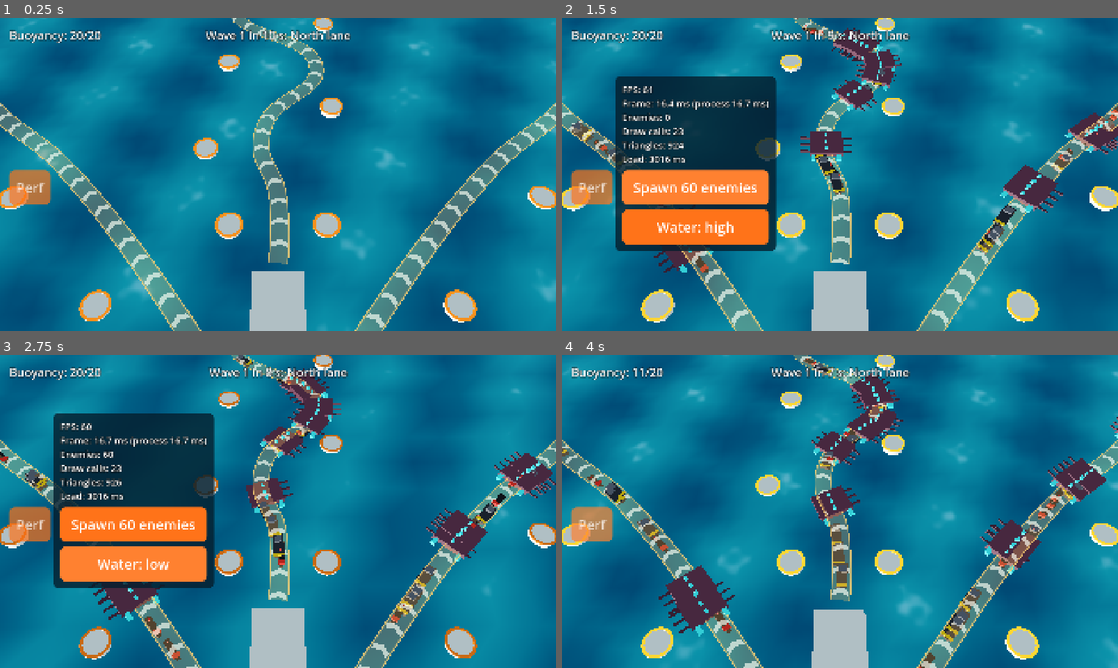
Above: before the commit, frames 1-4 (two rows, left to right).
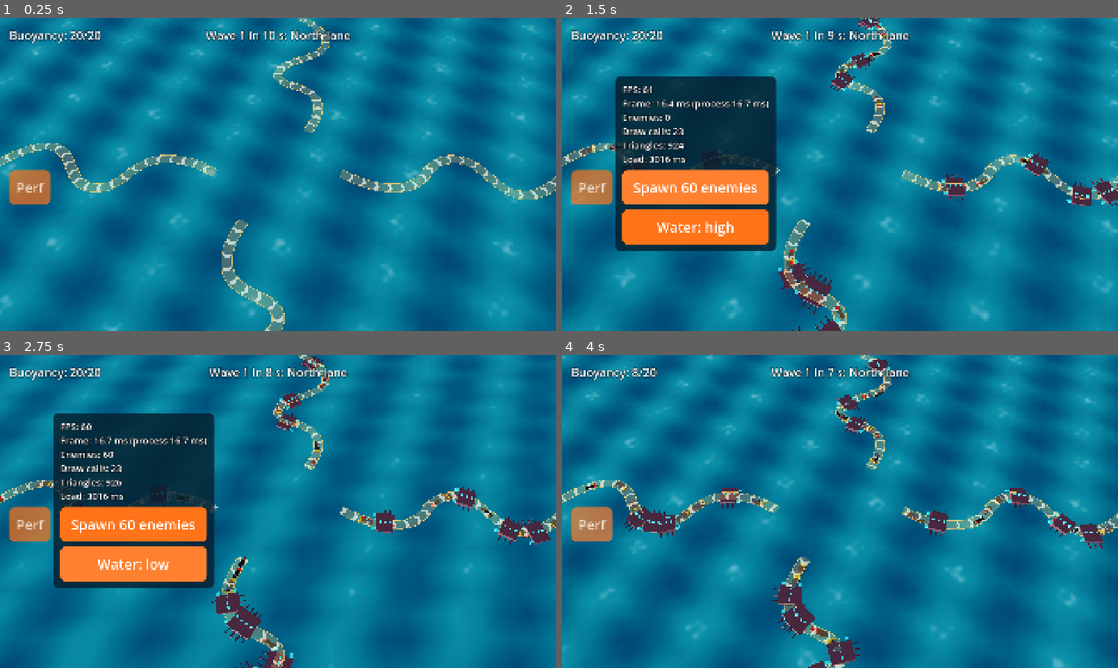
Above: after the commit, the same moments.

Repository: tinydustrystudio-hub/Hai-trinh
Game: Godot game, scene res://main/boot.tscn
Same seed, same stepped clock (60 frames per second), same inputs: the game is played once before the commit and once after it.
Inputs:
- Up to frame 1 (0.25 s): no input
- Up to frame 2 (1.5 s): click "Perf" at 0.5 s; click "Spawn 60 enemies" at 1.25 s
- Up to frame 3 (2.75 s): click "Water: high" at 2 s
- Up to frame 4 (4 s): click "Water: low" at 2.75 s; click "Perf" at 3.5 s

The runs differ from the first frame. In frame 1, 50% of the frame differs, in the area x 0-100%, y 0-100%; in frame 2, 45%; in frame 3, 42%; in frame 4, 54%.
Error after the commit: Invalid access to property or key 'island_blocks' on a base object of type 'Resource (MapLayout)'. (res://battle/map/island.gd:22)

Commit message:
WIP bước 3 (làm lại): bố cục mới trong MapLayout, bộ dựng pháo đài Liên Minh
Co-Authored-By: Claude Opus 5.5 <noreply@anthropic.com>
Claude-Session: https://claude.ai/code/session_017DSNC8MWevobFBo6fQDEF6

Diff:
--- a/assets/translations/strings.csv
+++ b/assets/translations/strings.csv
@@ -28,3 +28,4 @@
 Draw calls: %d
 Triangles: %d
 Load: %d ms"
+LANE_SOUTH,Luồng Nam,South lane
--- /dev/null
+++ b/battle/map/alliance_fortress.gd
@@ -0,0 +1,291 @@
+class_name AllianceFortress
+extends RefCounted
+## Dựng bằng code pháo đài nổi của Liên Minh Mũi Neo (GDD mục 8.6) cho tới khi có model thật:
+## lục giác nhiều tầng; tháp chỉ huy kiêm hải đăng ở giữa; vành trong là xưởng, tua-bin dòng triều,
+## chảo ra-đa; vành ngoài là đê chắn sóng có mỏm bến mang bệ, cần cẩu, cọc neo, phao cam.
+## Kèm đảo vệ tinh (một bệ, một cột neo, một phao cam). Mọi khối tĩnh gộp vào một mesh màu đỉnh.
+## Kích thước tính theo bán kính pháo đài để đổi cỡ vẫn cân đối.
+
+const IVORY: Color = Color(0.93, 0.91, 0.84)
+const SEA_BLUE: Color = Color(0.13, 0.36, 0.6)
+const DEEP_BLUE: Color = Color(0.08, 0.2, 0.36)
+const ORANGE: Color = Color(1.0, 0.45, 0.1)
+const STEEL: Color = Color(0.32, 0.36, 0.4)
+const DARK: Color = Color(0.12, 0.13, 0.15)
+const GLASS: Color = Color(0.45, 0.7, 0.85)
+const LAMP: Color = Color(1.0, 0.82, 0.45)
+
+## Mặt sàn chính của pháo đài.
+const DECK_Y: float = 0.8
+## Mặt mỏm bến và đảo vệ tinh (bệ đặt lên trên).
+const PIER_Y: float = 0.55
+const BASE_BOTTOM: float = -1.2
+const PIER_WIDTH: float = 3.4
+const PIER_END_RADIUS: float = 2.4
+
+
+## Mọi khối đặc của đảo chính, mỏm bến và đảo vệ tinh.
+static func build_solid(layout: MapLayout) -> ArrayMesh:
+	var st: SurfaceTool = MeshKit.begin()
+	var c: Vector3 = layout.fortress_center
+	var r: float = layout.fortress_radius
+	_base_and_wall(st, c, r)
+	_inner_ring(st, c, r)
+	_tower(st, c, r)
+	for i: int in layout.pad_count():
+		if not layout.is_satellite_pad(i):
+			_pier(st, c, r, layout.pad_positions[i])
+	_cranes(st, c, r)
+	for buoy: Vector3 in buoy_positions(layout):
+		_buoy(st, buoy)
+	for center: Vector3 in layout.satellite_centers:
+		_satellite(st, center, layout.satellite_radius, c)
+	return MeshKit.commit(st)
+
+
+## Đèn hải đăng: mesh riêng để dùng vật liệu phát sáng.
+static func build_lamp(layout: MapLayout) -> ArrayMesh:
+	var st: SurfaceTool = MeshKit.begin()
+	var r: float = layout.fortress_radius
+	MeshKit.prism(st, layout.fortress_center, r * 0.085, tower_top(r) + 0.3, tower_top(r) + 1.6, 12, LAMP, LAMP)
+	return MeshKit.commit(st)
+
+
+## Đỉnh thân tháp (nơi đặt ban công đèn).
+static func tower_top(r: float) -> float:
+	return r * 0.82
+
+
+## Phao cam quanh đê chắn sóng: giữa hai mỏm bến, lệch khỏi chỗ luồng cập đảo.
+static func buoy_positions(layout: MapLayout) -> PackedVector3Array:
+	var result: PackedVector3Array = PackedVector3Array()
+	var r: float = layout.fortress_radius * 1.2
+	for k: int in 6:
+		var a: float = deg_to_rad(60.0 * float(k) + 18.0)
+		result.append(layout.fortress_center + Vector3(cos(a), 0.0, sin(a)) * r)
+	return result
+
+
+## Hướng ra ngoài của mỏm bến thứ k (giữa cạnh lục giác).
+static func edge_angle(k: int) -> float:
+	return deg_to_rad(30.0 + 60.0 * float(k))
+
+
+static func _base_and_wall(st: SurfaceTool, c: Vector3, r: float) -> void:
+	# Phao nền lục giác (đỉnh ở 0°, 60°…), sàn trắng ngà.
+	MeshKit.prism(st, c, r, BASE_BOTTOM, DECK_Y, 6, SEA_BLUE, IVORY)
+	# Gờ tối sát mặt nước cho rõ đường mớn.
+	MeshKit.ring(st, c, r - 0.05, r + 0.15, -0.3, 0.25, 6, DEEP_BLUE, DEEP_BLUE)
+	var inradius: float = r * cos(PI / 6.0)
+	var gap: float = PIER_WIDTH + 0.6
+	var thickness: float = r * 0.07
+	for k: int in 6:
+		var v0: Vector3 = c + Vector3(cos(deg_to_rad(60.0 * k)), 0.0, sin(deg_to_rad(60.0 * k))) * (r - thickness * 0.6)
+		var v1: Vector3 = c + Vector3(cos(deg_to_rad(60.0 * (k + 1))), 0.0, sin(deg_to_rad(60.0 * (k + 1)))) * (r - thickness * 0.6)
+		var along: Vector3 = (v1 - v0).normalized()
+		var edge_len: float = v0.distance_to(v1)
+		var seg_len: float = (edge_len - gap) * 0.5
+		var yaw: float = atan2(-along.z, along.x)
+		var outward: Vector3 = Vector3(cos(edge_angle(k)), 0.0, sin(edge_angle(k)))
+		for side: int in 2:
+			var start: Vector3 = v0 if side == 0 else v1 - along * seg_len
+			var mid: Vector3 = start + along * seg_len * 0.5
+			# Đê chắn sóng trắng ngà, sọc cam ở mặt ngoài.
+			MeshKit.box(st, Vector3(mid.x, DECK_Y + 0.55, mid.z), Vector3(seg_len, 1.1, thickness), IVORY, yaw)
+			var stripe: Vector3 = mid + outward * (thickness * 0.5 + 0.03)
+			MeshKit.box(st, Vector3(stripe.x, DECK_Y + 0.6, stripe.z), Vector3(seg_len * 0.98, 0.28, 0.06), ORANGE, yaw)
+		# Pháo đài góc (bastion) ở mỗi đỉnh lục giác.
+		MeshKit.prism(st, v0, r * 0.1, DECK_Y - 0.4, DECK_Y + 1.6, 6, IVORY, SEA_BLUE, deg_to_rad(60.0 * k))
+		MeshKit.ring(st, v0, r * 0.1, r * 0.112, DECK_Y + 1.3, DECK_Y + 1.6, 6, ORANGE, ORANGE, deg_to_rad(60.0 * k))
+	# Lối đi trên sàn từ mỗi khe đê vào vành trong.
+	for k: int in 6:
+		var dir: Vector3 = Vector3(cos(edge_angle(k)), 0.0, sin(edge_angle(k)))
+		var p: Vector3 = c + dir * (inradius * 0.83)
+		MeshKit.box(st, Vector3(p.x, DECK_Y + 0.02, p.z), Vector3(r * 0.24, 0.04, PIER_WIDTH * 0.7), STEEL.lightened(0.3), atan2(-dir.z, dir.x))
+
+
+static func _inner_ring(st: SurfaceTool, c: Vector3, r: float) -> void:
+	var ring_r: float = r * 0.66
+	var y_top: float = DECK_Y + 1.25
+	# Tầng hai: lục giác xoay 30°, thân xanh biển, viền cam, mặt sáng.
+	MeshKit.prism(st, c, ring_r, DECK_Y - 0.1, y_top, 6, SEA_BLUE, IVORY.darkened(0.06), deg_to_rad(30.0))
+	MeshKit.ring(st, c, ring_r - 0.05, ring_r + 0.12, y_top - 0.25, y_top + 0.05, 6, ORANGE, ORANGE, deg_to_rad(30.0))
+	# Sáu khối công trình quanh vành trong.
+	var builders: Array[Callable] = [_workshop, _turbine, _radar, _containers, _turbine, _tanks]
+	for k: int in 6:
+		var a: float = deg_to_rad(60.0 * float(k))
+		var dir: Vector3 = Vector3(cos(a), 0.0, sin(a))
+		builders[k].call(st, c + dir * ring_r * 0.66 + Vector3(0, y_top, 0), r, a)
+
+
+static func _workshop(st: SurfaceTool, at: Vector3, r: float, a: float) -> void:
+	var s: float = r * 0.075
+	MeshKit.box(st, at + Vector3(0, s * 1.0, 0), Vector3(s * 4.2, s * 2.0, s * 3.0), SEA_BLUE.lightened(0.15), -a, IVORY)
+	# Mái răng cưa hai bậc, cửa cam.
+	MeshKit.box(st, at + Vector3(0, s * 2.3, 0), Vector3(s * 3.6, s * 0.6, s * 1.4), IVORY, -a)
+	var front: Vector3 = Vector3(cos(a), 0, sin(a)) * s * 1.52
+	MeshKit.box(st, at + front + Vector3(0, s * 0.7, 0), Vector3(s * 1.6, s * 1.4, 0.06), ORANGE, -a)
+
+
+static func _turbine(st: SurfaceTool, at: Vector3, r: float, a: float) -> void:
+	var s: float = r * 0.075
+	MeshKit.prism(st, at, s * 1.1, at.y, at.y + s * 0.6, 10, STEEL, IVORY)
+	MeshKit.prism(st, at, s * 0.28, at.y + s * 0.6, at.y + s * 5.0, 8, IVORY, IVORY, 0.0, s * 0.2)
+	var hub: Vector3 = at + Vector3(0, s * 5.0, 0)
+	MeshKit.box(st, hub, Vector3(s * 0.8, s * 0.6, s * 1.4), IVORY, -a)
+	# Ba cánh tua-bin, đầu cánh sơn cam.
+	var face: Vector3 = Vector3(cos(a), 0, sin(a))
+	var side: Vector3 = Vector3(-sin(a), 0, cos(a))
+	for i: int in 3:
+		var t: float = TAU * float(i) / 3.0 + 0.4
+		var blade_dir: Vector3 = side * cos(t) + Vector3.UP * sin(t)
+		var center: Vector3 = hub + face * s * 0.8 + blade_dir * s * 1.6
+		var blade_basis: Basis = Basis(blade_dir.cross(face).normalized(), blade_dir, face)
+		_oriented_box(st, center, blade_basis, Vector3(s * 0.35, s * 3.0, s * 0.1), IVORY)
+		_oriented_box(st, hub + face * s * 0.8 + blade_dir * s * 2.9, blade_basis, Vector3(s * 0.36, s * 0.4, s * 0.11), ORANGE)
+
+
+static func _radar(st: SurfaceTool, at: Vector3, r: float, a: float) -> void:
+	var s: float = r * 0.075
+	MeshKit.prism(st, at, s * 1.0, at.y, at.y + s * 1.4, 8, SEA_BLUE.lightened(0.1), IVORY)
+	MeshKit.prism(st, at, s * 0.2, at.y + s * 1.4, at.y + s * 2.6, 6, STEEL, STEEL)
+	# Chảo: nón dẹt ngửa, nghiêng ra ngoài.
+	var tilt: Basis = Basis(Vector3(-sin(a), 0, cos(a)), deg_to_rad(35.0))
+	var dish_center: Vector3 = at + Vector3(0, s * 2.9, 0)
+	var sides: int = 14
+	var rim: float = s * 1.6
+	for i: int in sides:
+		var a0: float = TAU * float(i) / float(sides)
+		var a1: float = TAU * float(i + 1) / float(sides)
+		var p0: Vector3 = dish_center + tilt * Vector3(cos(a0) * rim, s * 0.5, sin(a0) * rim)
+		var p1: Vector3 = dish_center + tilt * Vector3(cos(a1) * rim, s * 0.5, sin(a1) * rim)
+		var n: Vector3 = tilt * Vector3.UP
+		MeshKit.tri(st, dish_center, p0, p1, n, IVORY.darkened(0.15), IVORY, IVORY)
+		MeshKit.tri(st, dish_center, p1, p0, -n, STEEL, STEEL, STEEL)
+	MeshKit.box(st, dish_center + tilt * Vector3(0, s * 1.2, 0), Vector3(s * 0.25, s * 0.25, s * 0.25), ORANGE)
+
+
+static func _containers(st: SurfaceTool, at: Vector3, r: float, a: float) -> void:
+	var s: float = r * 0.075
+	var colors: Array[Color] = [ORANGE, SEA_BLUE.lightened(0.2), IVORY.darkened(0.1), ORANGE.darkened(0.15)]
+	for i: int in 4:
+		var row: float = float(i % 2) - 0.5
+		var level: float = float(i / 2)
+		var side: Vector3 = Vector3(-sin(a), 0, cos(a)) * row * s * 1.3
+		MeshKit.box(st, at + side + Vector3(0, s * (0.6 + level * 1.2), 0), Vector3(s * 3.4, s * 1.15, s * 1.2), colors[i], -a)
+
+
+static func _tanks(st: SurfaceTool, at: Vector3, r: float, a: float) -> void:
+	var s: float = r * 0.075
+	var side: Vector3 = Vector3(-sin(a), 0, cos(a))
+	for i: int in 2:
+		var p: Vector3 = at + side * s * (float(i) * 2.2 - 1.1)
+		MeshKit.prism(st, p, s * 1.0, at.y, at.y + s * 2.6, 12, IVORY, IVORY.darkened(0.1))
+		MeshKit.ring(st, p, s * 1.0, s * 1.04, at.y + s * 1.6, at.y + s * 2.0, 12, ORANGE, ORANGE)
+
+
+static func _tower(st: SurfaceTool, c: Vector3, r: float) -> void:
+	var plinth_r: float = r * 0.3
+	var plinth_top: float = DECK_Y + 2.4
+	# Bệ tháp: lục giác thứ ba, trắng ngà viền cam.
+	MeshKit.prism(st, c, plinth_r, DECK_Y + 1.0, plinth_top, 6, IVORY, SEA_BLUE.lightened(0.25))
+	MeshKit.ring(st, c, plinth_r - 0.02, plinth_r + 0.1, plinth_top - 0.2, plinth_top + 0.05, 6, ORANGE, ORANGE)
+	# Thân tháp sọc trắng ngà và cam, thon dần.
+	var top: float = tower_top(r)
+	var base_r: float = r * 0.13
+	var bands: int = 6
+	for i: int in bands:
+		var y0: float = lerpf(plinth_top, top, float(i) / float(bands))
+		var y1: float = lerpf(plinth_top, top, float(i + 1) / float(bands))
+		var r0: float = lerpf(base_r, base_r * 0.72, float(i) / float(bands))
+		var r1: float = lerpf(base_r, base_r * 0.72, float(i + 1) / float(bands))
+		MeshKit.prism(st, c, r0, y0, y1, 16, ORANGE if i % 2 == 1 else IVORY, IVORY, 0.0, r1)
+	# Đài chỉ huy: vành kính xanh quanh lưng chừng tháp.
+	var deck_y: float = lerpf(plinth_top, top, 0.42)
+	MeshKit.prism(st, c, base_r * 1.45, deck_y, deck_y + 0.9, 16, SEA_BLUE, IVORY)
+	MeshKit.ring(st, c, base_r * 1.46, base_r * 1.5, deck_y + 0.25, deck_y + 0.7, 16, GLASS, GLASS)
+	# Ban công, phòng đèn (mesh riêng phát sáng), mũ nón xanh, chóp cam.
+	MeshKit.prism(st, c, base_r * 1.1, top, top + 0.3, 16, DEEP_BLUE, DEEP_BLUE)
+	MeshKit.ring(st, c, base_r * 1.05, base_r * 1.1, top + 0.3, top + 0.7, 16, DARK, DARK)
+	MeshKit.cone(st, c, base_r * 0.85, top + 1.6, 1.3, 16, SEA_BLUE)
+	MeshKit.prism(st, c, 0.12, top + 2.8, top + 3.6, 6, ORANGE, ORANGE)
+
+
+static func _pier(st: SurfaceTool, c: Vector3, r: float, pad: Vector3) -> void:
+	var dir: Vector3 = Vector3(pad.x - c.x, 0.0, pad.z - c.z).normalized()
+	var start: float = r * cos(PI / 6.0) - 0.4
+	var finish: float = Vector2(pad.x - c.x, pad.z - c.z).length()
+	var length: float = finish - start
+	var mid: Vector3 = c + dir * (start + length * 0.5)
+	var yaw: float = atan2(-dir.z, dir.x)
+	var depth: float = PIER_Y - BASE_BOTTOM * 0.6
+	MeshKit.box(st, Vector3(mid.x, PIER_Y - depth * 0.5, mid.z), Vector3(length, depth, PIER_WIDTH), SEA_BLUE, yaw, IVORY)
+	var side: Vector3 = Vector3(-dir.z, 0.0, dir.x)
+	for s: float in [-1.0, 1.0]:
+		# Sọc cam hai mép mỏm bến, cọc neo đen.
+		var edge: Vector3 = mid + side * s * (PIER_WIDTH * 0.5 - 0.12)
+		MeshKit.box(st, Vector3(edge.x, PIER_Y + 0.04, edge.z), Vector3(length * 0.92, 0.08, 0.24), ORANGE, yaw)
+		for t: float in [0.3, 0.62]:
+			var bollard: Vector3 = c + dir * (start + length * t) + side * s * (PIER_WIDTH * 0.5 - 0.45)
+			MeshKit.prism(st, Vector3(bollard.x, 0, bollard.z), 0.22, PIER_Y, PIER_Y + 0.5, 8, DARK, STEEL)
+	# Đầu mỏm tròn mang bệ.
+	var end: Vector3 = Vector3(pad.x, 0.0, pad.z)
+	MeshKit.prism(st, end, PIER_END_RADIUS, BASE_BOTTOM * 0.6, PIER_Y, 20, SEA_BLUE, IVORY)
+	MeshKit.ring(st, end, PIER_END_RADIUS - 0.02, PIER_END_RADIUS + 0.12, PIER_Y - 0.35, PIER_Y + 0.02, 20, ORANGE, ORANGE)
+
+
+static func _cranes(st: SurfaceTool, c: Vector3, r: float) -> void:
+	# Hai cần cẩu ở góc đê không có luồng cập vào (60° và 240°).
+	for deg: float in [60.0, 240.0]:
+		var a: float = deg_to_rad(deg)
+		var dir: Vector3 = Vector3(cos(a), 0, sin(a))
+		var base: Vector3 = c + dir * (r - r * 0.07)
+		var height: float = r * 0.62
+		var mast_y: float = DECK_Y + 1.6
+		MeshKit.box(st, base + Vector3(0, mast_y + height * 0.5, 0), Vector3(0.55, height, 0.55), ORANGE)
+		var yaw: float = atan2(-dir.z, dir.x) + deg_to_rad(20.0)
+		var jib_dir: Vector3 = Vector3(cos(-yaw), 0, sin(-yaw))
+		var top: Vector3 = base + Vector3(0, mast_y + height, 0)
+		MeshKit.box(st, top + jib_dir * r * 0.2, Vector3(r * 0.55, 0.4, 0.4), ORANGE, yaw)
+		MeshKit.box(st, top - jib_dir * r * 0.08, Vector3(r * 0.14, 0.8, 0.8), DARK, yaw)
+		MeshKit.box(st, top + Vector3(0, 0.6, 0), Vector3(0.9, 0.9, 0.9), IVORY, yaw)
+		var hook: Vector3 = top + jib_dir * r * 0.42
+		MeshKit.box(st, hook - Vector3(0, height * 0.3, 0), Vector3(0.06, height * 0.6, 0.06), DARK)
+		MeshKit.box(st, hook - Vector3(0, height * 0.62, 0), Vector3(0.5, 0.4, 0.5), DARK)
+
+
+static func _buoy(st: SurfaceTool, at: Vector3) -> void:
+	MeshKit.prism(st, at, 0.5, -0.3, 0.45, 10, ORANGE, ORANGE, 0.0, 0.42)
+	MeshKit.cone(st, at, 0.42, 0.45, 0.55, 10, ORANGE.lightened(0.1))
+	MeshKit.ring(st, at, 0.49, 0.52, 0.05, 0.22, 10, IVORY, IVORY)
+	MeshKit.prism(st, at, 0.06, 1.0, 1.4, 6, DARK, DARK)
+
+
+static func _satellite(st: SurfaceTool, center: Vector3, radius: float, fortress: Vector3) -> void:
+	# Phao tròn gỗ ghép, mặt trắng ngà, viền cam.
+	MeshKit.prism(st, center, radius, -0.9, PIER_Y - 0.1, 24, Color(0.42, 0.33, 0.24), IVORY)
+	MeshKit.ring(st, center, radius - 0.02, radius + 0.1, PIER_Y - 0.45, PIER_Y - 0.08, 24, ORANGE, ORANGE)
+	MeshKit.ring(st, center, radius - 0.05, radius + 0.15, -0.3, 0.1, 24, DEEP_BLUE, DEEP_BLUE)
+	# Cột neo ở phía xa pháo đài, phao cam buộc xích.
+	var away: Vector3 = Vector3(center.x - fortress.x, 0.0, center.z - fortress.z).normalized()
+	var side: Vector3 = Vector3(-away.z, 0.0, away.x)
+	var post: Vector3 = center + (away * 0.7 + side * 0.7).normalized() * (radius - 0.45)
+	MeshKit.prism(st, post, 0.26, PIER_Y - 0.1, PIER_Y + 1.6, 8, DARK, ORANGE)
+	MeshKit.ring(st, post, 0.26, 0.3, PIER_Y + 1.2, PIER_Y + 1.6, 8, ORANGE, ORANGE)
+	var buoy: Vector3 = center + (away * 0.7 + side * 0.7).normalized() * (radius + 1.6)
+	_buoy(st, buoy)
+	var chain_mid: Vector3 = (post + buoy) * 0.5
+	var chain_dir: Vector3 = (buoy - post)
+	MeshKit.box(st, Vector3(chain_mid.x, 0.35, chain_mid.z), Vector3(chain_dir.length(), 0.08, 0.08), DARK, atan2(-chain_dir.z, chain_dir.x))
+
+
+static func _oriented_box(st: SurfaceTool, center: Vector3, basis: Basis, size: Vector3, color: Color) -> void:
+	var h: Vector3 = size * 0.5
+	var axes: Array[Vector3] = [basis.x.normalized(), basis.y.normalized(), basis.z.normalized()]
+	for i: int in 3:
+		for s: float in [-1.0, 1.0]:
+			var n: Vector3 = axes[i] * s
+			var u: Vector3 = axes[(i + 1) % 3] * h[(i + 1) % 3]
+			var v: Vector3 = axes[(i + 2) % 3] * h[(i + 2) % 3]
+			var face: Vector3 = center + n * h[i]
+			MeshKit.quad(st, face - u - v, face + u - v, face + u + v, face - u + v, n, color, color)
--- /dev/null
+++ b/battle/map/mesh_kit.gd
@@ -0,0 +1,109 @@
+class_name MeshKit
+extends RefCounted
+## Hàm dựng hình khối thô vào một SurfaceTool: hộp, lăng trụ đa giác (lục giác, trụ tròn), vành, nón.
+## Tô bằng màu đỉnh; mặt bên tối dần xuống chân (thay cho bóng nướng sẵn) để khối có chiều sâu.
+## Thứ tự đỉnh của tam giác được tự đảo cho mặt trước luôn hướng ra ngoài.
+
+## Mặt bên: chân khối tối hơn đỉnh khối theo tỉ lệ này.
+const BOTTOM_SHADE: float = 0.62
+
+
+static func begin() -> SurfaceTool:
+	var st: SurfaceTool = SurfaceTool.new()
+	st.begin(Mesh.PRIMITIVE_TRIANGLES)
+	return st
+
+
+## Một tam giác; normal là hướng mặt trước mong muốn.
+static func tri(st: SurfaceTool, a: Vector3, b: Vector3, c: Vector3, normal: Vector3, ca: Color, cb: Color, cc: Color) -> void:
+	# Godot coi mặt trước là mặt có (c − a) × (b − a) cùng hướng pháp tuyến.
+	if (c - a).cross(b - a).dot(normal) < 0.0:
+		var t: Vector3 = b
+		b = c
+		c = t
+		var tc: Color = cb
+		cb = cc
+		cc = tc
+	for pair: Array in [[a, ca], [b, cb], [c, cc]]:
+		st.set_color(pair[1])
+		st.set_normal(normal)
+		st.add_vertex(pair[0])
+
+
+## Tứ giác a-b-c-d (theo vòng), màu ca cho a, b và cd cho c, d.
+static func quad(st: SurfaceTool, a: Vector3, b: Vector3, c: Vector3, d: Vector3, normal: Vector3, ab_color: Color, cd_color: Color) -> void:
+	tri(st, a, b, c, normal, ab_color, ab_color, cd_color)
+	tri(st, a, c, d, normal, ab_color, cd_color, cd_color)
+
+
+## Hộp có tâm center, kích thước size, xoay quanh trục đứng một góc yaw (radian).
+static func box(st: SurfaceTool, center: Vector3, size: Vector3, color: Color, yaw: float = 0.0, top_color: Color = Color(0, 0, 0, 0)) -> void:
+	var basis: Basis = Basis(Vector3.UP, yaw)
+	var h: Vector3 = size * 0.5
+	var top: Color = color if top_color.a == 0.0 else top_color
+	var bottom: Color = color.darkened(1.0 - BOTTOM_SHADE)
+	var corners: Array[Vector3] = []
+	for sy: float in [-1.0, 1.0]:
+		for sz: float in [-1.0, 1.0]:
+			for sx: float in [-1.0, 1.0]:
+				corners.append(center + basis * Vector3(sx * h.x, sy * h.y, sz * h.z))
+	# Chỉ số: x nhanh nhất, rồi z, rồi y. Đáy 0..3, nắp 4..7.
+	quad(st, corners[4], corners[5], corners[7], corners[6], Vector3.UP, top, top)
+	quad(st, corners[0], corners[1], corners[3], corners[2], Vector3.DOWN, bottom, bottom)
+	var sides: Array[Array] = [[4, 5, 1, 0, -basis.z], [7, 6, 2, 3, basis.z], [6, 4, 0, 2, -basis.x], [5, 7, 3, 1, basis.x]]
+	for side: Array in sides:
+		quad(st, corners[side[0]], corners[side[1]], corners[side[2]], corners[side[3]], side[4], color, bottom)
+
+
+## Lăng trụ đa giác đều đứng: tâm đáy (center.x, y0, center.z), bán kính tới đỉnh, sides cạnh.
+## yaw là góc của đỉnh đầu tiên (radian, quanh trục đứng, x = cos, z = sin).
+static func prism(st: SurfaceTool, center: Vector3, radius: float, y0: float, y1: float, sides: int, side_color: Color, top_color: Color, yaw: float = 0.0, top_radius: float = -1.0) -> void:
+	var r_top: float = radius if top_radius < 0.0 else top_radius
+	var bottom: Color = side_color.darkened(1.0 - BOTTOM_SHADE)
+	var top_center: Vector3 = Vector3(center.x, y1, center.z)
+	for i: int in sides:
+		var a0: float = yaw + TAU * float(i) / float(sides)
+		var a1: float = yaw + TAU * float(i + 1) / float(sides)
+		var d0: Vector3 = Vector3(cos(a0), 0.0, sin(a0))
+		var d1: Vector3 = Vector3(cos(a1), 0.0, sin(a1))
+		var b0: Vector3 = Vector3(center.x, y0, center.z) + d0 * radius
+		var b1: Vector3 = Vector3(center.x, y0, center.z) + d1 * radius
+		var t0: Vector3 = top_center + d0 * r_top
+		var t1: Vector3 = top_center + d1 * r_top
+		var outward: Vector3 = (d0 + d1).normalized()
+		if r_top != radius:
+			outward = (outward * (y1 - y0) + Vector3.UP * (radius - r_top)).normalized()
+		quad(st, t0, t1, b1, b0, outward, side_color, bottom)
+		if top_color.a > 0.0 and r_top > 0.0:
+			tri(st, top_center, t0, t1, Vector3.UP, top_color, top_color, top_color)
+
+
+## Vành đứng (ống ngắn) giữa hai bán kính, đa giác đều sides cạnh.
+static func ring(st: SurfaceTool, center: Vector3, inner: float, outer: float, y0: float, y1: float, sides: int, side_color: Color, top_color: Color, yaw: float = 0.0) -> void:
+	var bottom: Color = side_color.darkened(1.0 - BOTTOM_SHADE)
+	for i: int in sides:
+		var a0: float = yaw + TAU * float(i) / float(sides)
+		var a1: float = yaw + TAU * float(i + 1) / float(sides)
+		var d0: Vector3 = Vector3(cos(a0), 0.0, sin(a0))
+		var d1: Vector3 = Vector3(cos(a1), 0.0, sin(a1))
+		var c0: Vector3 = Vector3(center.x, 0.0, center.z)
+		var o0: Vector3 = c0 + d0 * outer
+		var o1: Vector3 = c0 + d1 * outer
+		var i0: Vector3 = c0 + d0 * inner
+		var i1: Vector3 = c0 + d1 * inner
+		var up0: Vector3 = Vector3(0, y0, 0)
+		var up1: Vector3 = Vector3(0, y1, 0)
+		var outward: Vector3 = (d0 + d1).normalized()
+		quad(st, o0 + up1, o1 + up1, o1 + up0, o0 + up0, outward, side_color, bottom)
+		quad(st, i1 + up1, i0 + up1, i0 + up0, i1 + up0, -outward, side_color, bottom)
+		quad(st, i0 + up1, o0 + up1, o1 + up1, i1 + up1, Vector3.UP, top_color, top_color)
+
+
+## Nón (hoặc chóp) đứng: tâm đáy ở (center.x, y0, center.z), đỉnh ở y0 + height.
+static func cone(st: SurfaceTool, center: Vector3, radius: float, y0: float, height: float, sides: int, color: Color) -> void:
+	prism(st, center, radius, y0, y0 + height, sides, color, Color(0, 0, 0, 0), 0.0, 0.0)
+
+
+## Gộp đã dựng thành mesh.
+static func commit(st: SurfaceTool) -> ArrayMesh:
+	return st.commit()
--- a/core/data/map_layout.gd
+++ b/core/data/map_layout.gd
@@ -17,10 +17,16 @@
 @export var starting_buoyancy: int = 20
 
 @export_group("Đảo")
-## Khối nền đảo và cầu tàu (màu trắng ngà).
-@export var island_blocks: Array[AABB] = []
-## Khối công trình đứng trên đảo (màu xanh biển).
-@export var structure_blocks: Array[AABB] = []
+## Tâm pháo đài lục giác (đảo chính), trên mặt nước.
+@export var fortress_center: Vector3 = Vector3.ZERO
+## Bán kính ngoài của pháo đài (từ tâm tới đỉnh lục giác của đê chắn sóng), đơn vị Godot.
+@export var fortress_radius: float = 14.0
+## Tâm các đảo vệ tinh; mỗi đảo mang một bệ ở giữa. Bệ không nằm trên đảo vệ tinh thì nằm trên mỏm bến.
+@export var satellite_centers: PackedVector3Array = PackedVector3Array()
+## Bán kính đảo vệ tinh (GDD mục 8.6: đường kính khoảng 1,5 ô).
+@export var satellite_radius: float = 3.0
+## Hướng từ mặt nước tới mặt trời (nắng chiếu từ một hướng).
+@export var sun_direction: Vector3 = Vector3(0.45, 0.6, -0.65)
 
 @export_group("Bệ và luồng")
 ## Tâm của từng bệ lô cốt.
@@ -47,3 +53,12 @@
 
 func pad_count() -> int:
 	return pad_positions.size()
+
+
+## Bệ nằm trên đảo vệ tinh (trùng tâm một đảo vệ tinh) hay trên mỏm bến của đảo chính.
+func is_satellite_pad(index: int) -> bool:
+	var pad: Vector3 = pad_positions[index]
+	for center: Vector3 in satellite_centers:
+		if Vector2(center.x - pad.x, center.z - pad.z).length() < satellite_radius * 0.5:
+			return true
+	return false
--- a/data/maps/north_dock_layout.tres
+++ b/data/maps/north_dock_layout.tres
@@ -8,12 +8,15 @@
 name_key = &"MAP_NORTH_DOCK"
 starting_steel = 200
 starting_buoyancy = 20
-island_blocks = Array[AABB]([AABB(-22, -1, 6, 44, 2, 16), AABB(-3, -0.6, -2, 6, 1.2, 8), AABB(-22, 1, 6, 44, 0.5, 1), AABB(-26, -1, 10, 4, 1.6, 9), AABB(22, -1, 10, 4, 1.6, 9)])
-structure_blocks = Array[AABB]([AABB(-3, 1, 13, 6, 5, 5), AABB(-1, 6, 14.5, 2, 3, 2), AABB(-16, 1, 11, 5, 2.5, 4), AABB(10, 1, 10, 6, 2.5, 5), AABB(-10, 1, 16, 4, 2, 3)])
-pad_positions = PackedVector3Array(-6, 0, -8, 6, 0, -8, -10, 0, -20, 8, 0, -28, -8, 0, -38, 8, 0, -48, 20, 0, 2, 34, 0, -12, -20, 0, 2, -34, 0, -12)
-lane_name_keys = Array[StringName]([&"LANE_NORTH", &"LANE_EAST", &"LANE_WEST"])
-lane_points = Array[PackedVector3Array]([PackedVector3Array(0, 0, -68, -8, 0, -52, 6, 0, -38, -2, 0, -24, 0, 0, -12, 0, 0, -3), PackedVector3Array(72, 0, -26, 54, 0, -34, 38, 0, -24, 24, 0, -12, 9, 0, 5.5), PackedVector3Array(-72, 0, -26, -54, 0, -34, -38, 0, -24, -24, 0, -12, -9, 0, 5.5)])
-camera_bounds = Rect2(-48, -52, 96, 52)
-camera_start = Vector2(0, -16)
-camera_distance = 58.0
+fortress_center = Vector3(0, 0, 0)
+fortress_radius = 14.0
+satellite_centers = PackedVector3Array(-4, 0, -42, 44, 0, 10, -44, 0, -10, 4, 0, 42)
+satellite_radius = 3.0
+sun_direction = Vector3(0.45, 0.6, -0.65)
+pad_positions = PackedVector3Array(16.89, 0, 9.75, 0, 0, 19.5, -16.89, 0, 9.75, -16.89, 0, -9.75, -0, 0, -19.5, 16.89, 0, -9.75, -4, 0, -42, 44, 0, 10, -44, 0, -10, 4, 0, 42)
+lane_name_keys = Array[StringName]([&"LANE_NORTH", &"LANE_EAST", &"LANE_WEST", &"LANE_SOUTH"])
+lane_points = Array[PackedVector3Array]([PackedVector3Array(6, 0, -60, 14, 0, -46, 0, 0, -34, 10, 0, -24, 7.3, 0, -12.64), PackedVector3Array(72, 0, -6, 56, 0, 6, 42, 0, -4, 28, 0, 4, 14.6, 0, 0), PackedVector3Array(-72, 0, 4, -56, 0, -8, -42, 0, 4, -28, 0, -4, -14.6, 0, 0), PackedVector3Array(-6, 0, 58, -14, 0, 44, 0, 0, 34, -10, 0, 24, -7.3, 0, 12.64)])
+camera_bounds = Rect2(-10, -8, 20, 16)
+camera_start = Vector2(0, 0)
+camera_distance = 100.0
 camera_pitch_degrees = 55.0
